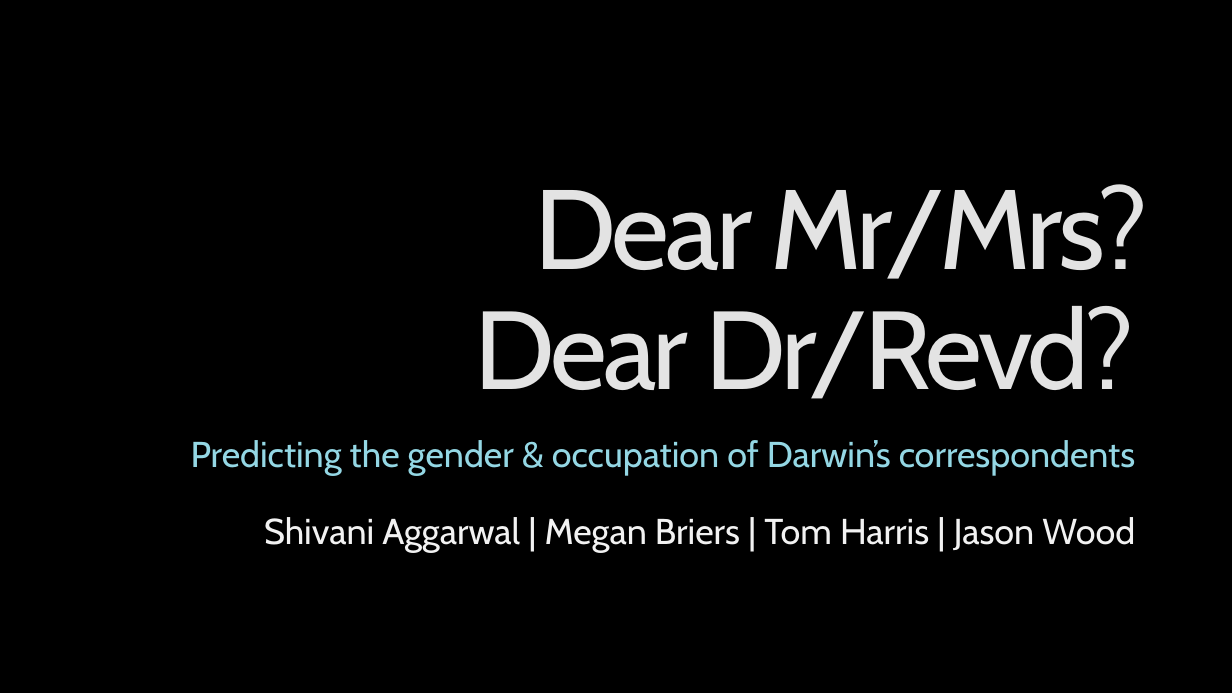
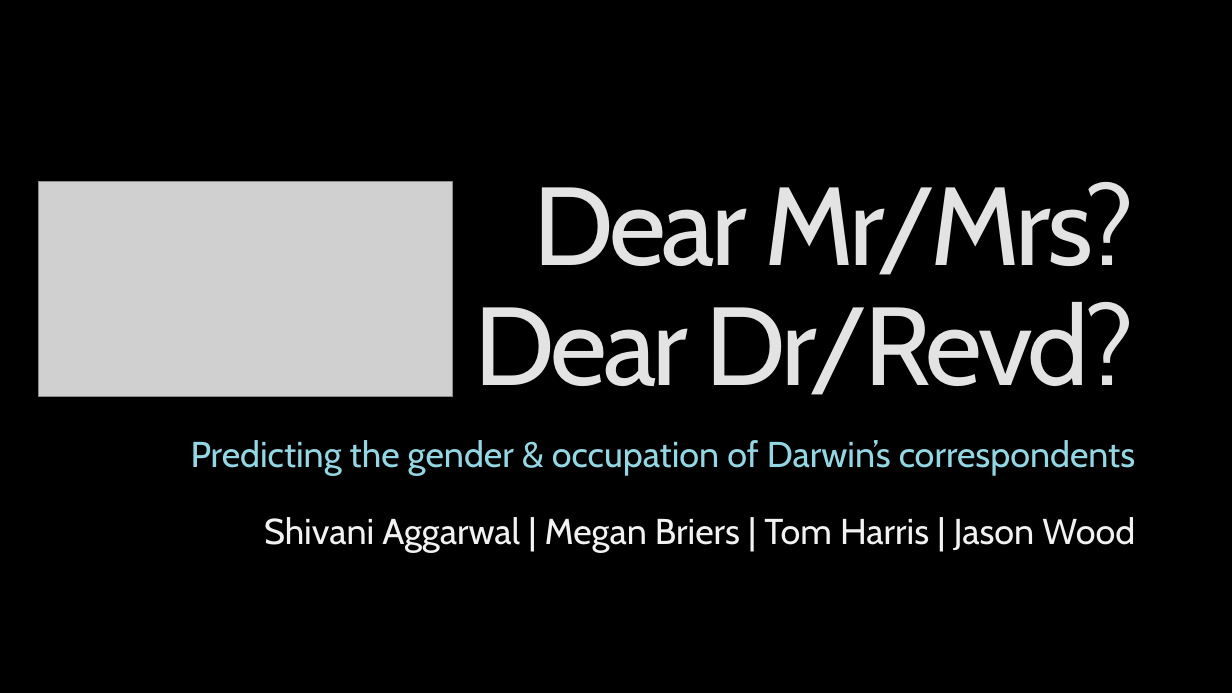
Before and after one commit to JasonRWood/Hack_darwin, a slide deck: slide 1 of DCP-presentation-group1.pptx. Drawn at 1232x693 pixels with LibreOffice and Linux fonts; fonts in the diff are those of the drawing; grey boxes stand for pictures; background and template pictures are left out. Boxes give left, top, right and bottom in pixels: in the first picture for what was removed or moved away, otherwise in the second. Text is boxed around its words. In the diff, an @@ line names an element or a change of style, - is before the commit and + after.

Commit message:
add images to pwpt

```diff
--- a/DCP-presentation-group1.pptx
+++ b/DCP-presentation-group1.pptx
@@ picture added at <box>39,182,453,396</box> @@
@@ title at <box>475,182,1135,395</box>: text changed @@
-Dear Dr/Revd?
+Dear Mr/Mrs?
+Dear Dr/Revd?
@@ text removed at <box>534,184,1148,279</box> @@
-Dear Mr/Mrs?
```
Also in this commit, not shown: 1 other slide changed, 2 slides added.
